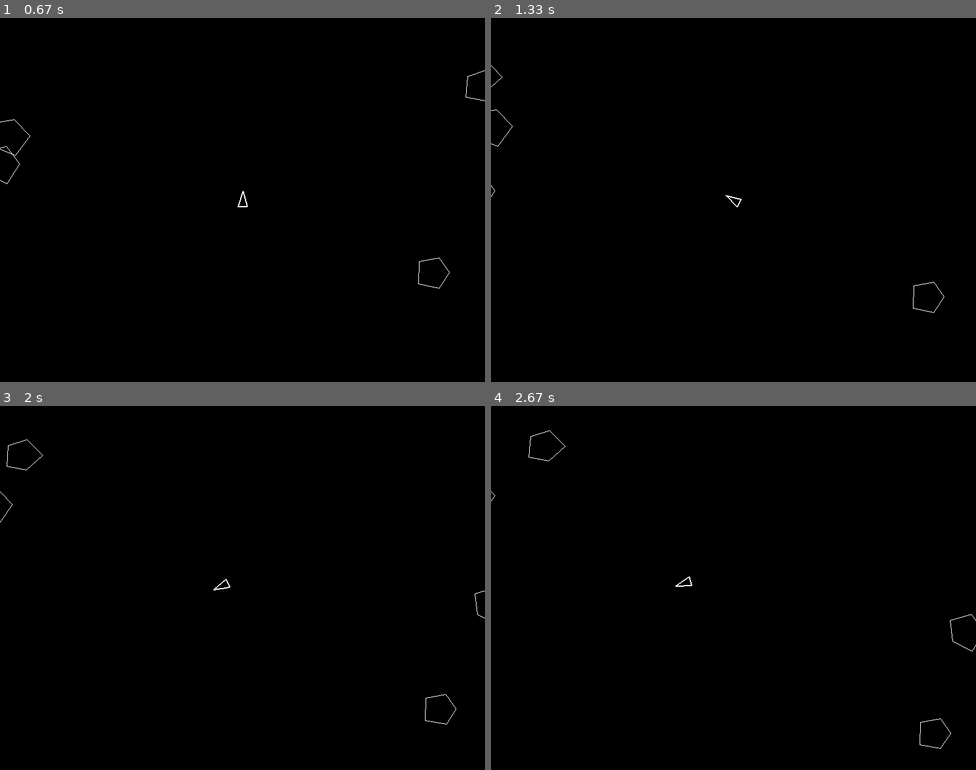
Above: before the commit, frames 1-4 (two rows, left to right).
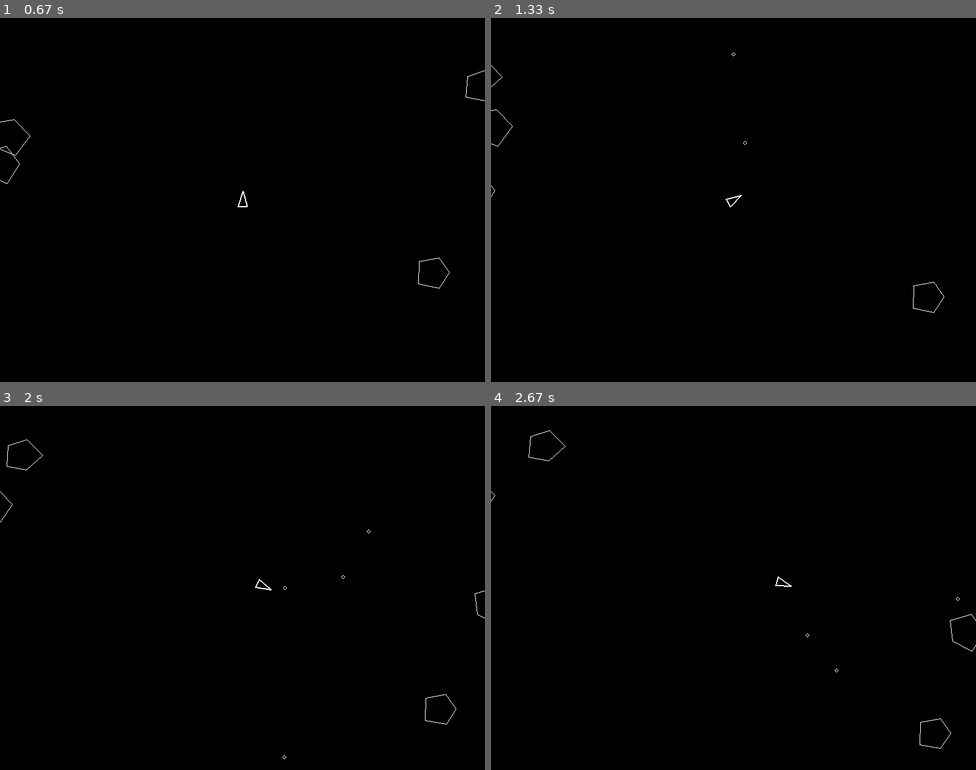
Above: after the commit, the same moments.

Repository: ZiadRamzy/pygame-asteroids
Game: pygame game, started from asteroids.py
Same seed, same stepped clock (60 frames per second), same inputs: the game is played once before the commit and once after it.
Inputs:
- Up to frame 1 (0.67 s): click "START NEW GAME" at 0.38 s
- Up to frame 2 (1.33 s): tap Space at 0.67, 1.07 s; hold Right from 1 s (still down)
- Up to frame 3 (2 s): tap Space at 1.37, 1.57, 1.9 s; release Right at 1.47 s; hold Up 1.5-1.8 s; hold Right from 1.83 s (still down)
- Up to frame 4 (2.67 s): tap Space at 2.2, 2.4 s; release Right at 2.3 s; hold Left from 2.33 s (still down)

Frame 1 is identical in both runs. In frame 2, less than 0.1% of the frame differs, in the area x 48-53%, y 9-52%; in frame 3, less than 0.1%, in the area x 44-77%, y 34-97%; in frame 4, less than 0.1%.

Commit message:
Add bullet shooting and asteroid splitting

Diff:
--- a/asteroid.py
+++ b/asteroid.py
@@ -1,7 +1,12 @@
 import pygame
 import random
 import math
-from constants import WHITE
+from constants import (
+    ASTEROID_MIN_SIZE,
+    ASTEROID_SPLIT_SCALE,
+    ASTEROID_SPLIT_SPEED_MULTIPLIER,
+    WHITE,
+)
 from game_objects import GameObject
 
 
@@ -19,6 +24,7 @@
             radius=radius
         )
         self.color = WHITE
+        self.size_factor = size_factor
         self.points = self._generate_polygon(radius)
 
     def _generate_polygon(self, radius):
@@ -45,3 +51,22 @@
             for px, py in self.points
         ]
         pygame.draw.polygon(surface, self.color, screen_points, 1)
+
+    def split(self):
+        if self.size_factor <= ASTEROID_MIN_SIZE:
+            return []
+
+        fragments = []
+        for angle_offset in (-0.5, 0.5):
+            speed = math.hypot(self.velocity[0], self.velocity[1]) * ASTEROID_SPLIT_SPEED_MULTIPLIER
+            heading = math.atan2(self.velocity[1], self.velocity[0]) + angle_offset
+            velocity = (speed * math.cos(heading), speed * math.sin(heading))
+
+            fragment = Asteroid(
+                position=self.position,
+                size_factor=self.size_factor * ASTEROID_SPLIT_SCALE,
+            )
+            fragment.velocity = velocity
+            fragments.append(fragment)
+
+        return fragments
--- a/asteroids.py
+++ b/asteroids.py
@@ -2,10 +2,12 @@
 import random
 from constants import (
     SCREEN_SIZE,  SCREEN_WIDTH, BLACK, WHITE, GRAY,
-    GAME_TITLE, GAME_STATE_MENU, GAME_STATE_PLAYING, SCREEN_HEIGHT
+    GAME_TITLE, GAME_STATE_MENU, GAME_STATE_PLAYING, SCREEN_HEIGHT, ASTEROID_START_SIZE
 )
 from ship import Ship
 from asteroid import Asteroid
+from bullet import Bullet
+from collision import circles_collide
 
 pygame.init()
 screen = pygame.display.set_mode(SCREEN_SIZE)
@@ -17,6 +19,7 @@
 
 ship = None
 asteroids = []
+bullets = []
 running = True
 game_state = GAME_STATE_MENU
 start_button_rect = None
@@ -50,10 +53,11 @@
     """
     Initializes the entities for a new game
     """
-    global ship, asteroids
+    global ship, asteroids, bullets
 
     ship = Ship()
     asteroids = []
+    bullets = []
 
     for _ in range(4):
         position = (
@@ -63,7 +67,36 @@
             ]),
             random.uniform(0, SCREEN_HEIGHT)
         )
-        asteroids.append(Asteroid(position))
+        asteroids.append(Asteroid(position, size_factor=ASTEROID_START_SIZE))
+
+
+def create_bullet_from_ship(ship):
+    return Bullet(position=ship.position, heading=ship.heading, ship_velocity=ship.velocity)
+
+
+def handle_bullet_asteroid_collisions():
+    global bullets, asteroids
+
+    surviving_bullets = []
+    new_asteroids = []
+    remaining_asteroids = asteroids[:]
+
+    for bullet in bullets:
+        hit_asteroid = None
+        for asteroid in remaining_asteroids:
+            if circles_collide(bullet, asteroid):
+                hit_asteroid = asteroid
+                break
+
+        if hit_asteroid is None:
+            surviving_bullets.append(bullet)
+            continue
+
+        remaining_asteroids.remove(hit_asteroid)
+        new_asteroids.extend(hit_asteroid.split())
+
+    bullets = surviving_bullets
+    asteroids = remaining_asteroids + new_asteroids
 
 
 while running:
@@ -80,12 +113,14 @@
             if event.type == pygame.KEYDOWN:
                 # rotation
                 if event.key == pygame.K_LEFT:
-                    ship.rotation_direction = 1  # clockwise (left)
+                    ship.rotation_direction = -1  # counter-clockwise (left)
                 elif event.key == pygame.K_RIGHT:
-                    ship.rotation_direction = -1  # counter-clockwise (right)
+                    ship.rotation_direction = 1  # clockwise (right)
                 # thrust
                 elif event.key == pygame.K_UP:
                     ship.is_thrusting = True
+                elif event.key == pygame.K_SPACE:
+                    bullets.append(create_bullet_from_ship(ship))
 
             elif event.type == pygame.KEYUP:
                 # stop rotation
@@ -100,6 +135,11 @@
         ship.move()
         for asteroid in asteroids:
             asteroid.move()
+        for bullet in bullets:
+            bullet.move()
+
+        bullets = [bullet for bullet in bullets if not bullet.is_expired()]
+        handle_bullet_asteroid_collisions()
 
     screen.fill(BLACK)
 
@@ -109,6 +149,8 @@
         ship.draw(screen)
         for asteroid in asteroids:
             asteroid.draw(screen)
+        for bullet in bullets:
+            bullet.draw(screen)
 
     pygame.display.flip()  # flip contents of the display to the screen
 
--- /dev/null
+++ b/bullet.py
@@ -0,0 +1,34 @@
+import math
+import pygame
+
+from constants import BULLET_LIFETIME, BULLET_RADIUS, BULLET_SPEED, WHITE
+from game_objects import GameObject
+
+
+class Bullet(GameObject):
+    def __init__(self, position, heading, ship_velocity=(0, 0)):
+        angle_rad = math.radians(heading - 90)
+        velocity = (
+            ship_velocity[0] + BULLET_SPEED * math.cos(angle_rad),
+            ship_velocity[1] + BULLET_SPEED * math.sin(angle_rad),
+        )
+
+        super().__init__(position=position, velocity=velocity, radius=BULLET_RADIUS)
+        self.color = WHITE
+        self.remaining_frames = BULLET_LIFETIME
+
+    def move(self):
+        super().move()
+        self.remaining_frames -= 1
+
+    def is_expired(self):
+        return self.remaining_frames <= 0
+
+    def draw(self, surface):
+        pygame.draw.circle(
+            surface,
+            self.color,
+            (int(self.position[0]), int(self.position[1])),
+            self.radius,
+            1,
+        )
--- /dev/null
+++ b/collision.py
@@ -0,0 +1,8 @@
+import math
+
+
+def circles_collide(first, second):
+    dx = first.position[0] - second.position[0]
+    dy = first.position[1] - second.position[1]
+    distance = math.hypot(dx, dy)
+    return distance <= first.radius + second.radius
--- a/constants.py
+++ b/constants.py
@@ -19,3 +19,14 @@
 SHIP_ROTATION_SPEED = 3  # degrees per frame
 SHIP_THRUST = 0.1  # acceleration when thrusting
 SHIP_FRICTION = 0.99 # facotr multiplied to velocity for each frame
+
+# bullet settings
+BULLET_SPEED = 6
+BULLET_RADIUS = 3
+BULLET_LIFETIME = 60
+
+# asteroid settings
+ASTEROID_START_SIZE = 1.0
+ASTEROID_SPLIT_SCALE = 0.5
+ASTEROID_MIN_SIZE = 0.25
+ASTEROID_SPLIT_SPEED_MULTIPLIER = 1.5
